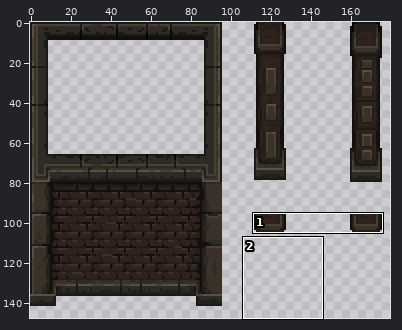
Edited in one commit: pixel-art file (Assets/_Project/Sprites/Tileset/Tileset.aseprite). Above: a wide view before the commit, with the close-up outlined.
Close-up. Earlier state:
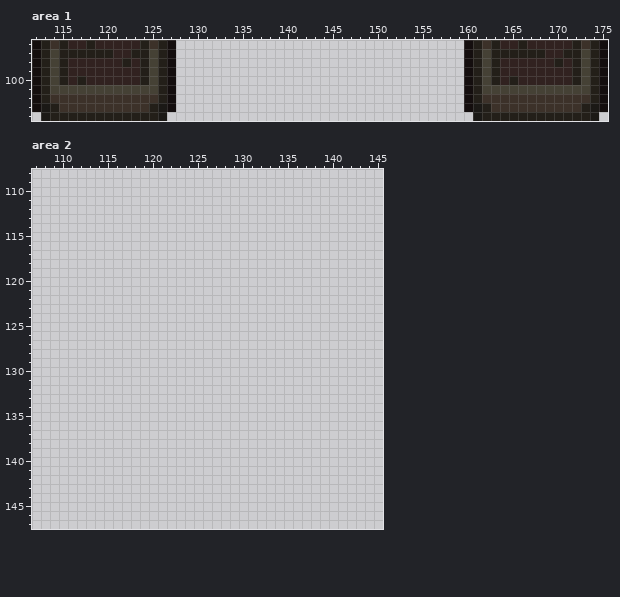
192x160 pixels, 1 frame. Colours within 5 levels of each other are drawn and written as one. Shown: area 1: x 112..175, y 96..104; area 2: x 107..145, y 108..147. The wide view leaves out empty margins.
New version:
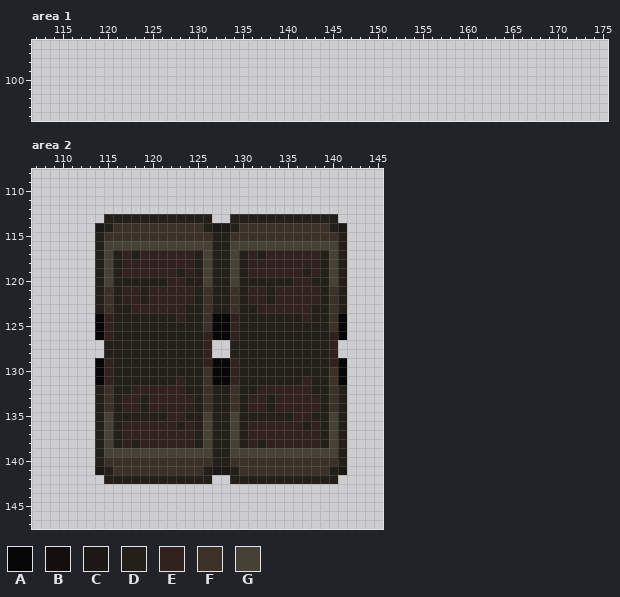
Palette (. is transparent): A #070707  B #140e0e  C #1b1916  D #231f19  E #312220  F #3c3129  G #454135
Difference:
Area 1:
y 96: x 112..127 BDFDEEDEEEEEDFDB -> ................; x 160..175 BDFDEEDEEEEEDFDB -> ................
y 97: x 112..127 BDGDDDDDDEEDDGDB -> ................; x 160..175 BDGDDDDDDEEDDGDB -> ................
y 98: x 112..127 BDGDEEEEEEDEDGDB -> ................; x 160..175 BDGDEEEEEEDEDGDB -> ................
y 99: x 112..127 BDGDEEEEEEEEDGDB -> ................; x 160..175 BDGDEEEEEEEEDGDB -> ................
y 100: x 112..127 BDGDEDEEEEEEDGDB -> ................; x 160..175 BDGDEDEEEEEEDGDB -> ................
y 101: x 112..127 BDGGGGGGGGGGGGDB -> ................; x 160..175 BDGGGGGGGGGGGGDB -> ................
y 102: x 112..127 BDFFFFFFFFFFFFDB -> ................; x 160..175 BDFFFFFFFFFFFFDB -> ................
y 103: x 112..127 BCDFFFFFFFFFFDCB -> ................; x 160..175 BCDFFFFFFFFFFDCB -> ................
y 104: x 113..126 CDDDDDDDDDDDDC -> ..............; x 161..174 CDDDDDDDDDDDDC -> ..............
Area 2:
y 113: x 115..126 ............ -> DDDDDDDDDDDD; x 129..140 ............ -> DDDDDDDDDDDD
y 114: x 114..141 ............................ -> CDFFFFFFFFFFDCCDFFFFFFFFFFDC
y 115: x 114..141 ............................ -> DFFFFFFFFFFFFDDFFFFFFFFFFFFD
y 116: x 114..141 ............................ -> DGGGGGGGGGGGGDDGGGGGGGGGGGGD
y 117: x 114..141 ............................ -> DGDEDEEEEEEDGDDGDEDEEEEEEDGD
y 118: x 114..141 ............................ -> DGDEEEEEEEEDGDDGDEEEEEEEEDGD
y 119: x 114..141 ............................ -> DGDEEEEEEDEDGDDGDEEEEEEDEDGD
y 120: x 114..141 ............................ -> DGDDDDDDEEDDGDDGDDDDDDEEDDGD
y 121..122: x 114..141 ............................ -> DFDEEDEEEEEDFDDFDEEDEEEEEDFD
y 123: x 114..141 ............................ -> DFDDEEEEEEDDFDDFDDEEEEEEDDFD
y 124: x 114..141 ............................ -> AEDDDDDDDEDDFAAEDDDDDDDEDDFA
y 125: x 114..141 ............................ -> AEDDDDDDDDDDFAAEDDDDDDDDDDFA
y 126: x 114..141 ............................ -> AEDDDDDDDDDDEAAEDDDDDDDDDDEA
y 127..128: x 115..126 ............ -> DDDDDDDDDDDE; x 129..140 ............ -> DDDDDDDDDDDE
y 129: x 114..141 ............................ -> AEDDDDDDDDDDEAAEDDDDDDDDDDEA
y 130: x 114..141 ............................ -> AEDDDDDDDDDDFAAEDDDDDDDDDDFA
y 131: x 114..141 ............................ -> AEDDDDDDDEDDFAAEDDDDDDDEDDFA
y 132: x 114..141 ............................ -> DFDDEEEEEEDDFDDFDDEEEEEEDDFD
y 133..134: x 114..141 ............................ -> DFDEEDEEEEEDFDDFDEEDEEEEEDFD
y 135: x 114..141 ............................ -> DGDDDDDDEEDDGDDGDDDDDDEEDDGD
y 136: x 114..141 ............................ -> DGDEEEEEEDEDGDDGDEEEEEEDEDGD
y 137: x 114..141 ............................ -> DGDEEEEEEEEDGDDGDEEEEEEEEDGD
y 138: x 114..141 ............................ -> DGDEDEEEEEEDGDDGDEDEEEEEEDGD
y 139: x 114..141 ............................ -> DGGGGGGGGGGGGDDGGGGGGGGGGGGD
y 140: x 114..141 ............................ -> DFFFFFFFFFFFFDDFFFFFFFFFFFFD
y 141: x 114..141 ............................ -> CDFFFFFFFFFFDCCDFFFFFFFFFFDC
y 142: x 115..126 ............ -> DDDDDDDDDDDD; x 129..140 ............ -> DDDDDDDDDDDD
